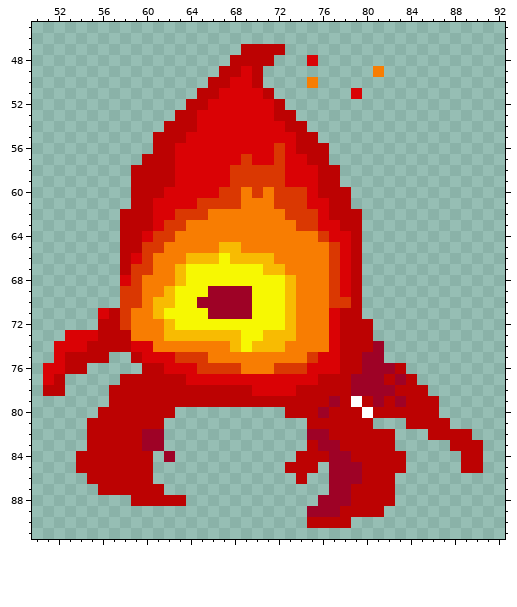
A sprite sheet gets an edit: VideoGame/VideoGame/Content/Sprites/Monsters/Front/Krabble.png. The first picture shows the starting point.
The file is 96x96 pixels. Shown: x 50..92, y 45..91.
The same view after the edit:
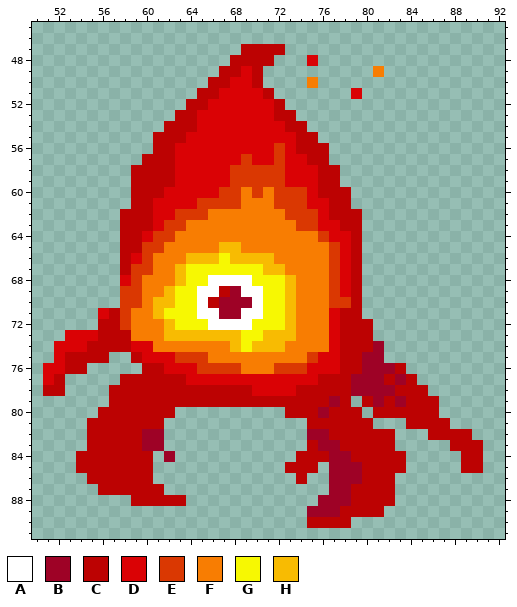
Palette (. is transparent): A #ffffff  B #9e0226  C #bc0202  D #da0205  E #da3802  F #f87d02  G #f7f802  H #f8bb02
Diff:
The edit turns colour B into colour A in row 69 at x 66 and 69; in row 70 at x 65; in row 71 at x 66 and 69.
The edit turns colour G into colour A in row 68 at x 66 to 69; in row 69 at x 65 and 70; in row 70 at x 70; in row 71 at x 65 and 70; in row 72 at x 66 to 69.
The edit turns colour B into colour C in row 69 at x 67; in row 70 at x 66.
The edit erases colour A in row 79 at x 79; in row 80 at x 80.
